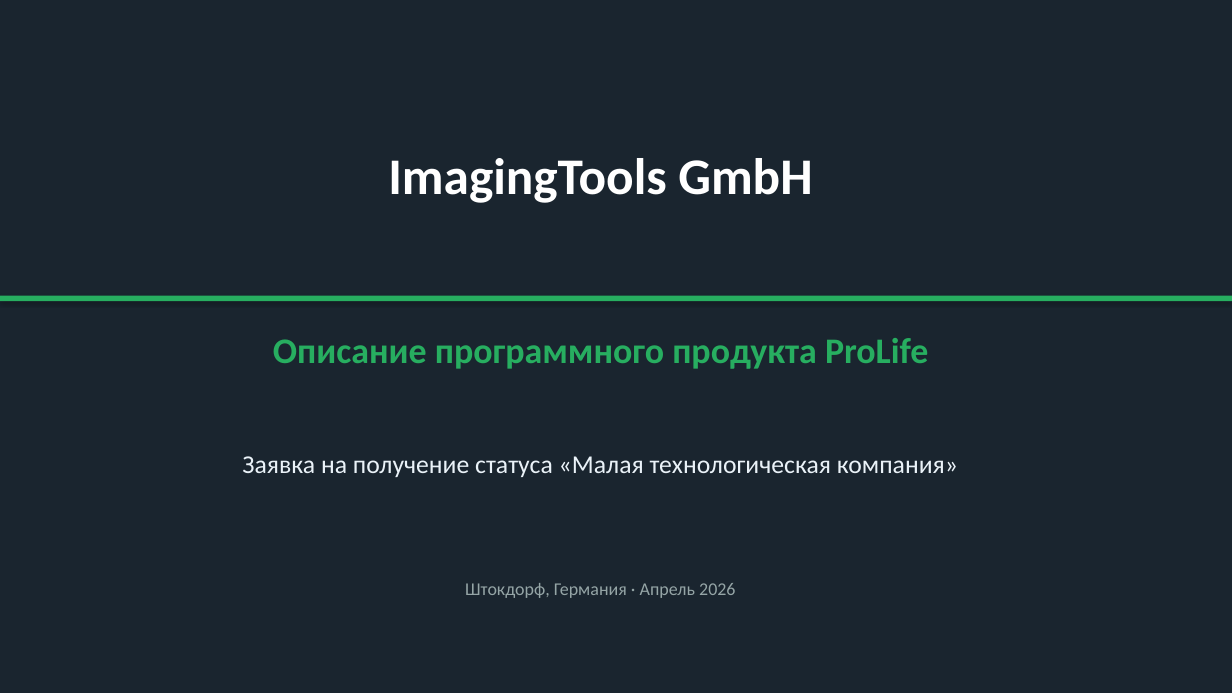
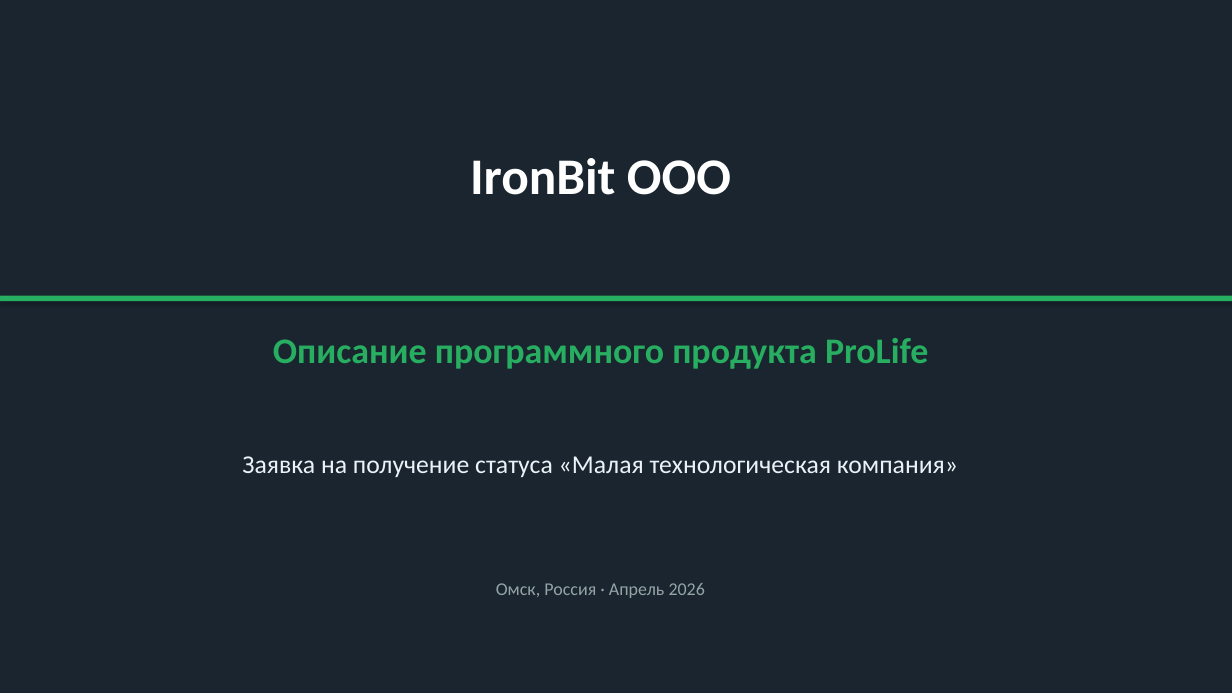
Before and after one commit to ImagingTools/ProLife, a slide deck: slide 1 of Docs/ProLife_Product_Description_MTC.pptx. Drawn at 1232x693 pixels with LibreOffice and Linux fonts; fonts in the diff are those of the drawing. Boxes give left, top, right and bottom in pixels: in the first picture for what was removed or moved away, otherwise in the second. Text is boxed around its words. In the diff, an @@ line names an element or a change of style, - is before the commit and + after.

```diff
--- a/Docs/ProLife_Product_Description_MTC.pptx
+++ b/Docs/ProLife_Product_Description_MTC.pptx
@@ text at (470,158,731,195): text changed @@
-ImagingTools GmbH
+IronBit OOO
@@ text at (496,583,705,598): text changed @@
-Штокдорф, Германия · Апрель 2026
+Омск, Россия · Апрель 2026
```
Also in this commit, not shown: 4 other slides changed, 1 other file.
